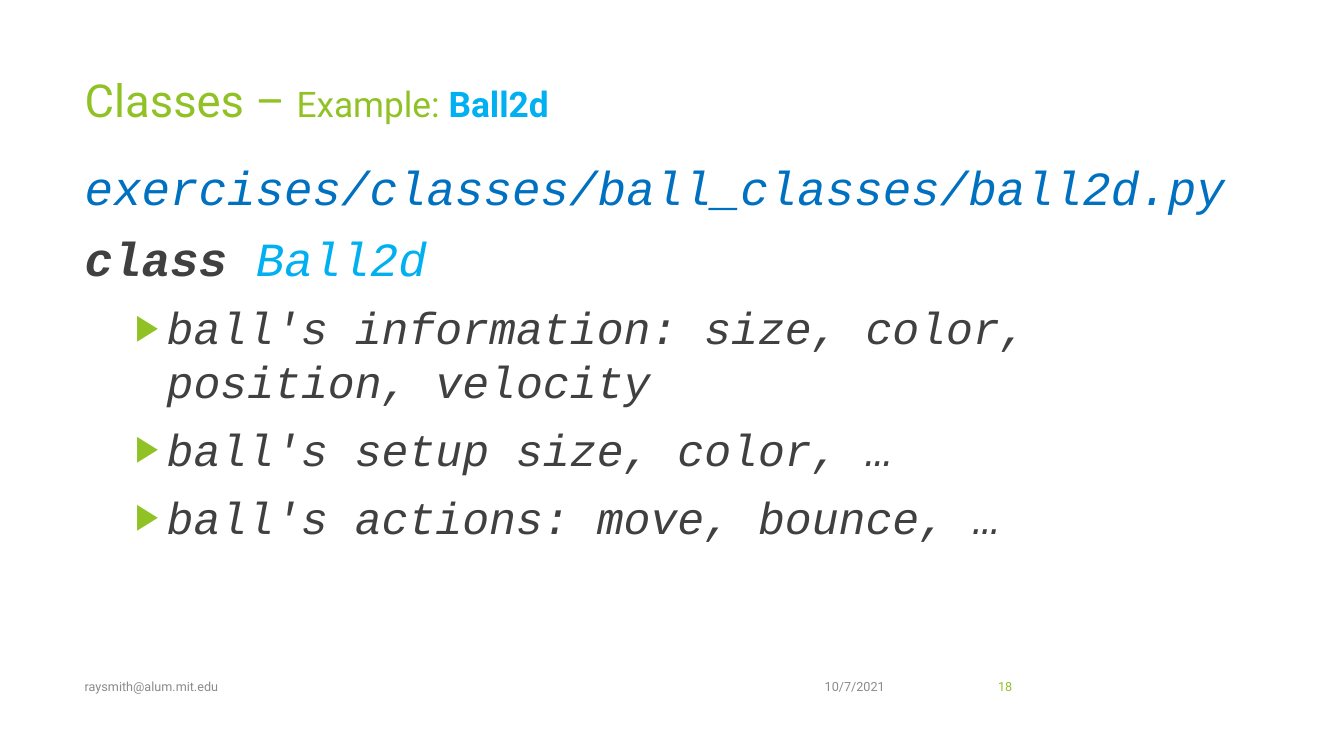
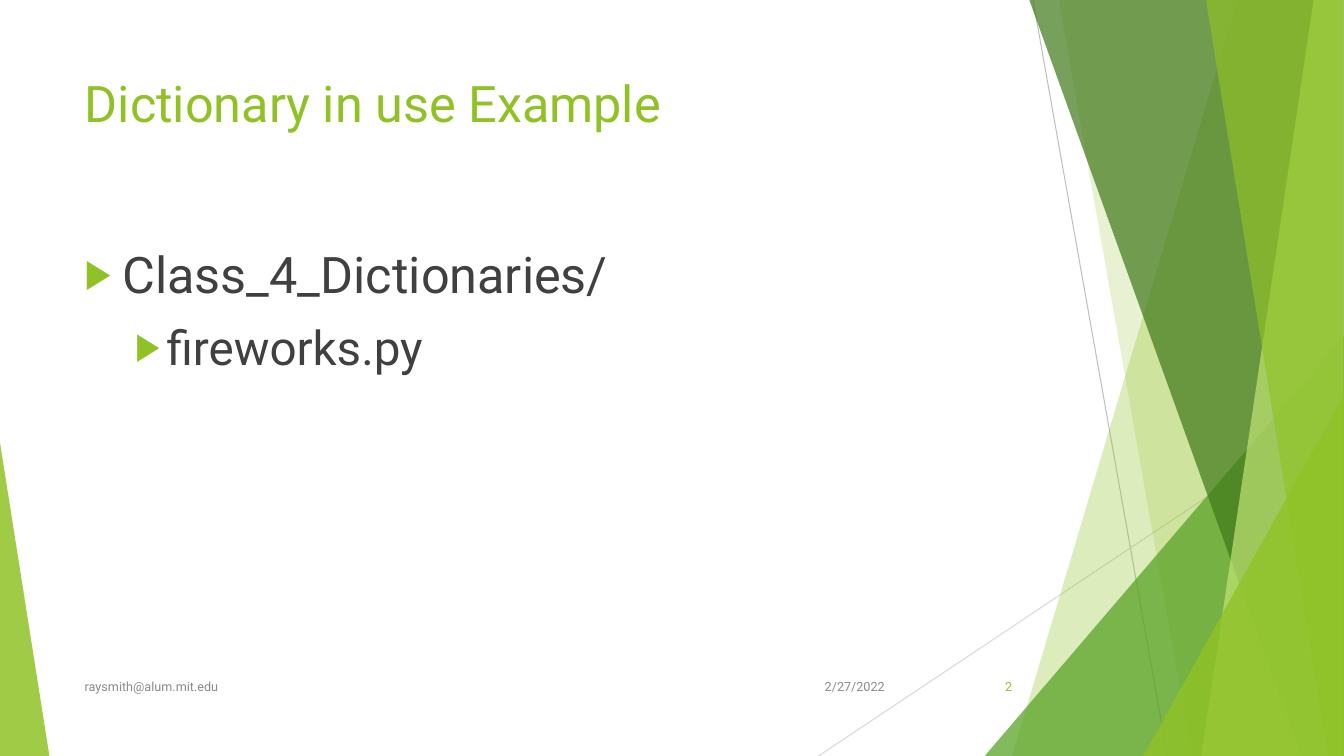
Before and after one commit to raysmith619/Introduction-To-Programming, a slide deck: slide 2 of presentation/Class_4_Dictionaries/Class_4_Dictionaries.pptx (slide 18 before the commit). Drawn at 1344x756 pixels with LibreOffice and Linux fonts; fonts in the diff are those of the drawing. Boxes give left, top, right and bottom in pixels: in the first picture for what was removed or moved away, otherwise in the second. Text is boxed around its words. In the diff, an @@ line names an element or a change of style, - is before the commit and + after.

```diff
--- a/presentation/Class_4_Dictionaries/Class_4_Dictionaries.pptx
+++ b/presentation/Class_4_Dictionaries/Class_4_Dictionaries.pptx
@@ title at [85, 84, 660, 133]: text changed; size 25.2 to 36 pt @@
-Classes – Example: Ball2d
+Dictionary in use Example
@@ text at [123, 255, 608, 375]: text changed; size 32 to 36 pt; font Courier New to Roboto; italic off @@
-exercises/classes/ball_classes/ball2d.py
-class Ball2d
-  ▶ ball's information: size, color, position, velocity
-  ▶ ball's setup size, color, …
-  ▶ ball's actions: move, bounce, …
+▶ Class_4_Dictionaries/
+  ▶ fireworks.py
@@ group added at [0, 0, 1344, 756]: 5 freeform shapes, 3 triangles, 2 lines @@
@@ text at [825, 682, 885, 692]: text changed @@
-10/7/2021
+2/27/2022
@@ page number at [1005, 682, 1012, 691]: text changed @@
-18
+2
```
Also in this commit, not shown: 8 other slides changed, 12 slides removed, 48 other files.
